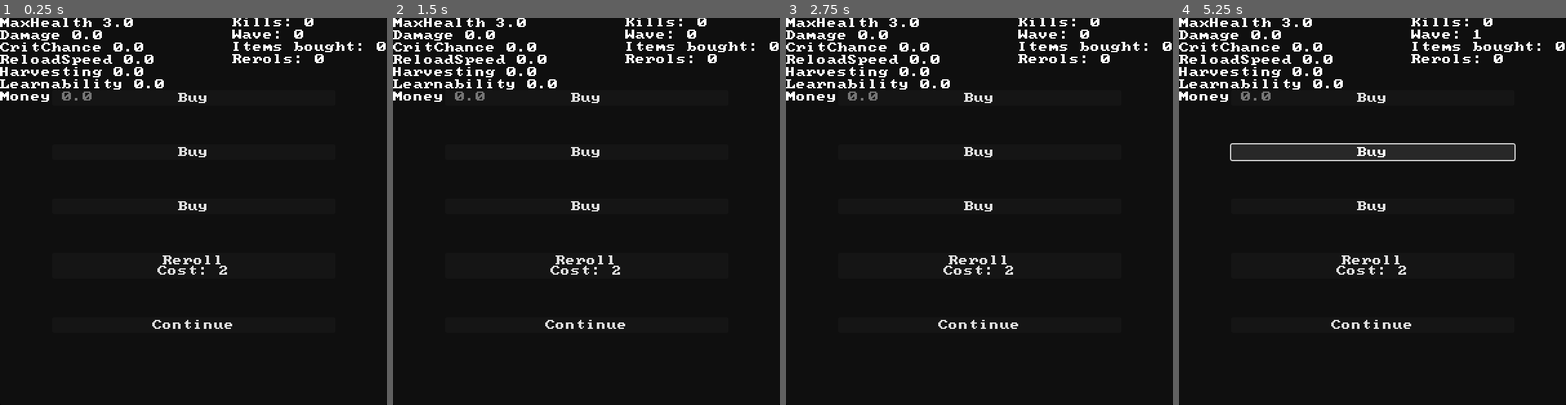
Above: before the commit, frames 1-4 (left to right).
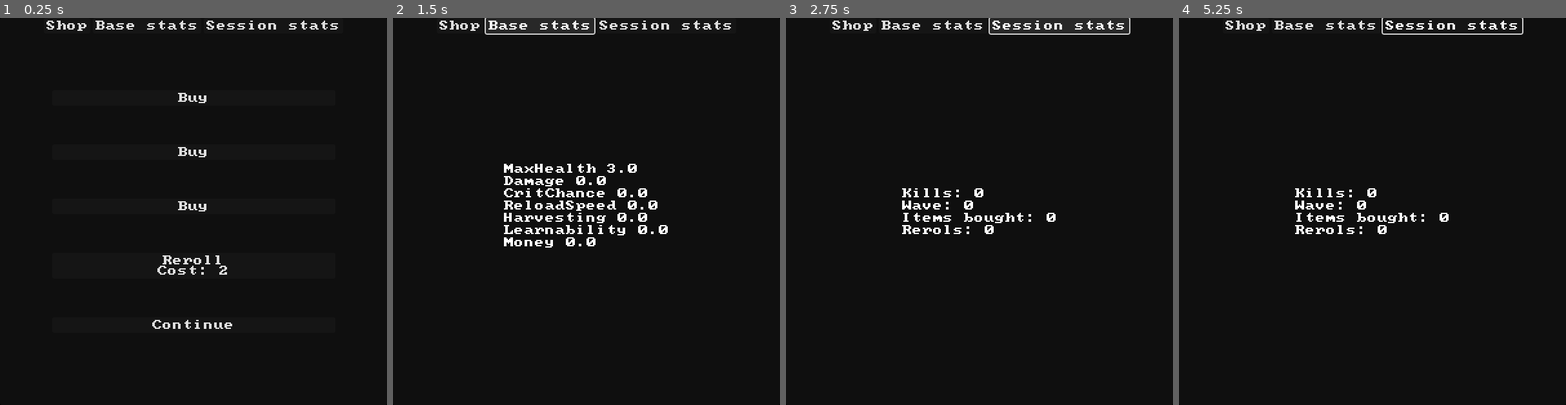
Above: after the commit, the same moments.

Repository: Iviv122/spacefortress
Game: Godot game, scene res://prefabs/menus/shopping_menu.tscn
Two runs of this game, one before a commit and one after it. Both use one fixed random seed, a clock stepped at 60 frames per second and the inputs below. This scene is started directly instead of the project's main scene.
Inputs (mouse positions are in pixels of both pictures, inside the frame that each line leads up to):
- Up to frame 1 (0.25 s): no input
- Up to frame 2 (1.5 s): click (458, 25) at 0.5 s, where only the run after the commit has a clickable "Shop"; click (540, 25) at 1.25 s, where only the run after the commit has a clickable "Base stats"
- Up to frame 3 (2.75 s): click (1060, 25) at 2 s, where only the run after the commit has a clickable "Session stats"
- Up to frame 4 (5.25 s): click (1372, 323) at 2.75 s, where only the run before the commit has a clickable "Continue"; click (1372, 323) at 3.5 s, where only the run before the commit has a clickable "Continue"; click (1372, 99) at 4.25 s, where only the run before the commit has a clickable "Buy"; click (1372, 153) at 5 s, where only the run before the commit has a clickable "Buy"

The runs differ from the first frame. In frame 1, 3.4% of the frame differs, in the area x 0-100%, y 0-22%; in frame 2, 7.1%; in frame 3, 6.0%; in frame 4, 8.3%, in the area x 0-100%, y 0-81%.

Commit message:
Switchable shop

Diff:
--- /dev/null
+++ b/objects/ui/menu_switch.gd
@@ -0,0 +1,26 @@
+extends HBoxContainer
+class_name MenuSwitch
+
+@export var menus : Array[Control]
+
+func _ready() -> void:
+	var it = 0
+	for i in menus:
+
+		var b = Switcher.new()
+
+		b.option = it
+		it+=1
+		b.text = i.name
+		b.selected.connect(select)
+
+		add_child(b)
+
+	select(0)
+func h() -> void:
+	for i in menus:
+		i.hide()
+
+func select(a :int) -> void:
+	h()
+	menus[a].show()
--- /dev/null
+++ b/objects/ui/switcher.gd
@@ -0,0 +1,8 @@
+extends Button
+class_name Switcher
+
+var option : int
+
+signal selected(option:int)
+func _pressed() -> void:
+	selected.emit(option)
--- a/prefabs/menus/shopping_menu.tscn
+++ b/prefabs/menus/shopping_menu.tscn
@@ -1,6 +1,7 @@
-[gd_scene load_steps=4 format=3 uid="uid://8rw73ithuuwt"]
+[gd_scene load_steps=5 format=3 uid="uid://8rw73ithuuwt"]
 
 [ext_resource type="Script" uid="uid://cvcbcqmb4lqb8" path="res://objects/shopping/shop/shop_menu.gd" id="1_ua0pw"]
+[ext_resource type="Script" uid="uid://cw3hwyrumpgd" path="res://objects/ui/menu_switch.gd" id="1_yog84"]
 [ext_resource type="Script" uid="uid://b1yl5euvcnq7u" path="res://objects/ui/player_stats_label.gd" id="2_j67rq"]
 [ext_resource type="Script" uid="uid://deld4brjbauk7" path="res://objects/ui/session_stats_label.gd" id="3_gqjwt"]
 
@@ -15,7 +16,20 @@
 size_flags_horizontal = 6
 size_flags_vertical = 6
 
-[node name="HBoxContainer" type="VBoxContainer" parent="Panel"]
+[node name="Header" type="HBoxContainer" parent="Panel" node_paths=PackedStringArray("menus")]
+layout_mode = 1
+anchors_preset = 5
+anchor_left = 0.5
+anchor_right = 0.5
+offset_left = -219.5
+offset_right = 219.5
+grow_horizontal = 2
+alignment = 1
+script = ExtResource("1_yog84")
+menus = [NodePath("../Shop"), NodePath("../Base stats"), NodePath("../Session stats")]
+metadata/_custom_type_script = "uid://cw3hwyrumpgd"
+
+[node name="Shop" type="VBoxContainer" parent="Panel"]
 z_index = 1
 layout_mode = 1
 anchors_preset = 8
@@ -36,21 +50,34 @@
 script = ExtResource("1_ua0pw")
 metadata/_custom_type_script = "uid://cvcbcqmb4lqb8"
 
-[node name="PlayerStatsLabel" type="Label" parent="Panel"]
+[node name="Base stats" type="Label" parent="Panel"]
 layout_mode = 1
-offset_right = 40.0
-offset_bottom = 23.0
+anchors_preset = 8
+anchor_left = 0.5
+anchor_top = 0.5
+anchor_right = 0.5
+anchor_bottom = 0.5
+offset_left = -20.0
+offset_top = -11.5
+offset_right = 20.0
+offset_bottom = 11.5
+grow_horizontal = 2
+grow_vertical = 2
 script = ExtResource("2_j67rq")
 metadata/_custom_type_script = "uid://b1yl5euvcnq7u"
 
-[node name="SessionStatsLabel" type="Label" parent="Panel"]
+[node name="Session stats" type="Label" parent="Panel"]
 layout_mode = 1
-anchors_preset = 1
-anchor_left = 1.0
-anchor_right = 1.0
-offset_left = -40.0
-offset_top = -1.0
-offset_bottom = 15.0
-grow_horizontal = 0
+anchors_preset = 8
+anchor_left = 0.5
+anchor_top = 0.5
+anchor_right = 0.5
+anchor_bottom = 0.5
+offset_left = -20.0
+offset_top = -8.0
+offset_right = 20.0
+offset_bottom = 8.0
+grow_horizontal = 2
+grow_vertical = 2
 script = ExtResource("3_gqjwt")
 metadata/_custom_type_script = "uid://deld4brjbauk7"
Not shown, added: objects/ui/menu_switch.gd.uid
Not shown, added: objects/ui/switcher.gd.uid
